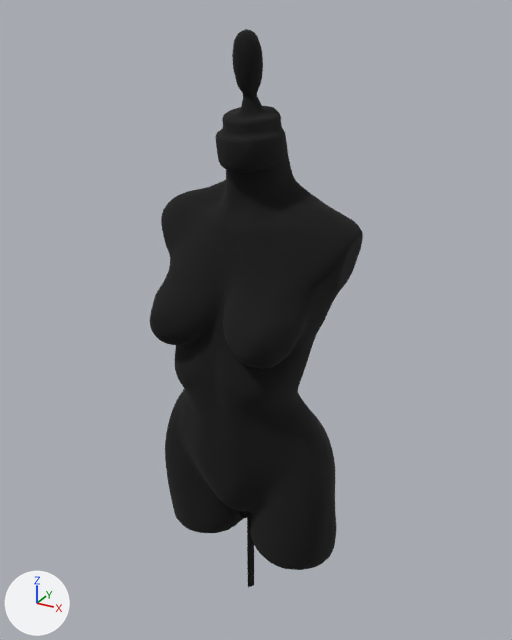
Two versions of the glTF model public/models/female_mannequin.glb, one commit apart.
One viewpoint serves both versions: a 50 mm camera at (1.56, -2.79, 4.2) aimed at (0.0, 0.05, 2.78). Lighting does not change. The marker at lower left points along +X, +Y and +Z. The picture after the commit comes second.

In view in the first picture: 'female'.
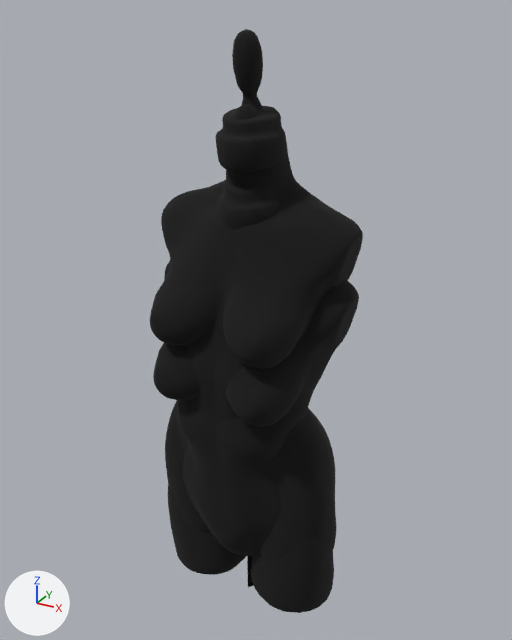
The newer file adds a shape key; the second version is drawn at full value of the shape key 'height_short' of 'garment_cage', and the change is written as the vertex moves it makes.

Pixel boxes [x1, y1, x2, y2] of what changed, in the pictures (512 x 640 px):
'garment_cage', added (black): after [153, 104, 359, 613]

Diff of the bpy script that builds the scene:
```diff
--- a/public/models/female_mannequin.glb.py
+++ b/public/models/female_mannequin.glb.py
@@ me_mesh_0_002 @@
+me_mesh_0_002.from_pydata(...)  # 4109 vertices, 8185 faces; spans x -0.53..0.5, y -0.43..0.35, z 1.1..3.83
+me_mesh_0_002.materials.append(mat_mannequin_black)  # black #0c0c0c
@@ ob_garment_cage @@
+ob_garment_cage = bpy.data.objects.new('garment_cage', me_mesh_0_002)
+ob_garment_cage.location = (0.0, 0.0, 0.0)
```
